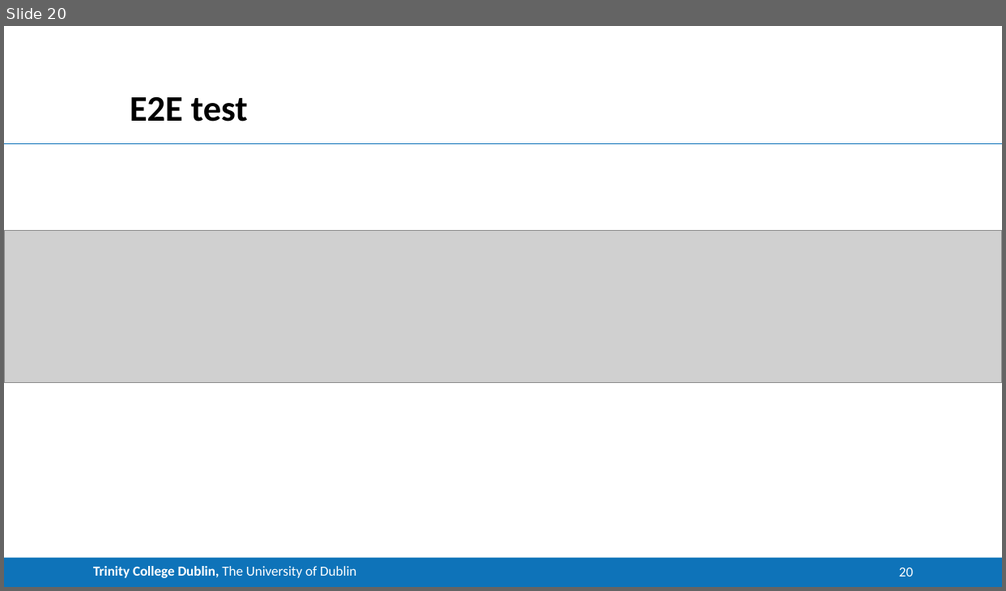
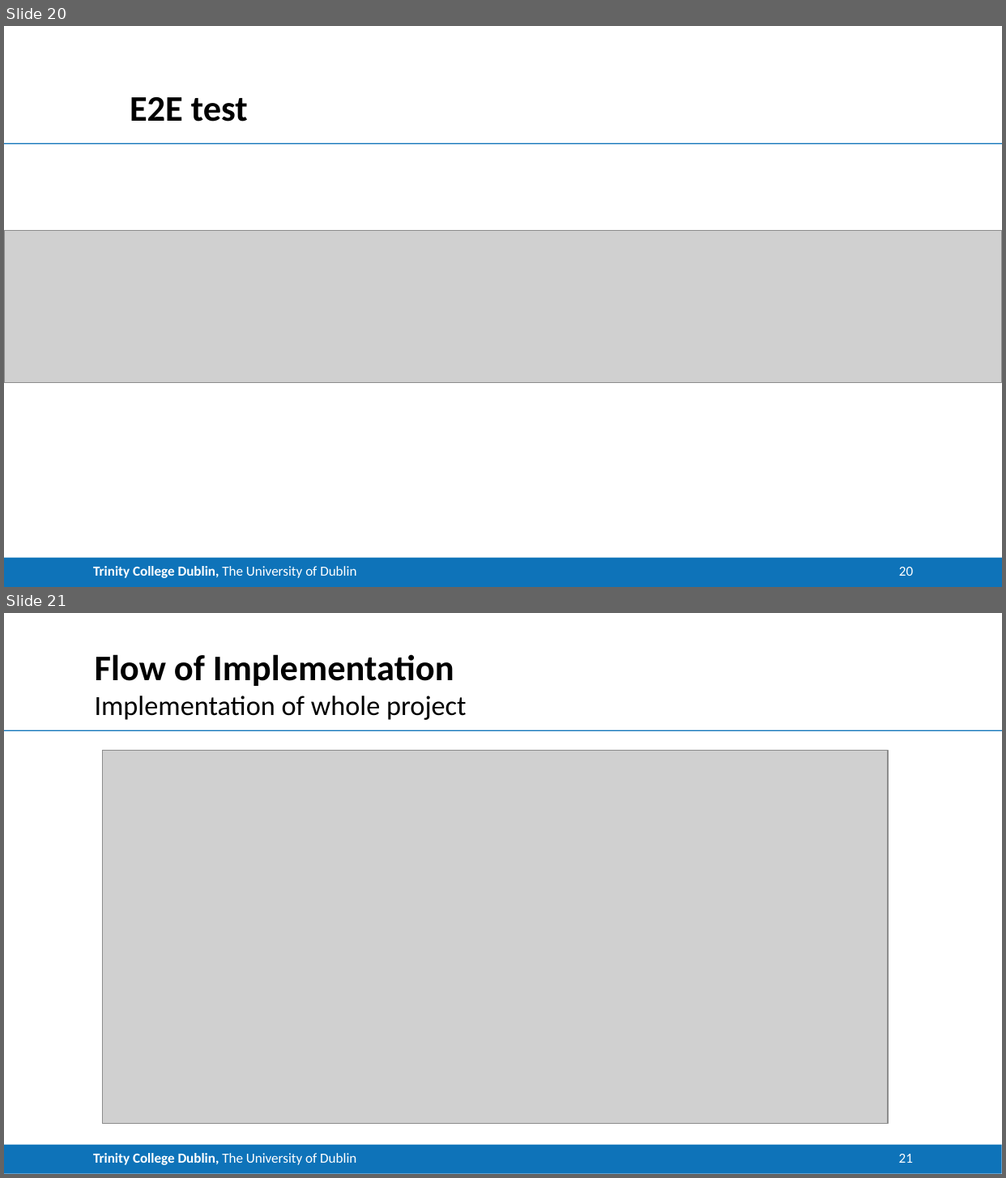
Before and after one commit to CNStanLee/CM_Matting, a slide deck: 002Matlab Project/Project.pptx. Shown one above the other, each under a label of ours: slide 20 before the commit, slides 20 and 21 after it. The pictures are 1006x591 and 1006x1178 pixels, drawn with LibreOffice and Linux fonts; fonts in the diff are those of the drawing; grey boxes stand for pictures. Boxes give left, top, right and bottom in pixels: in the first picture for what was removed or moved away, otherwise in the second. Text is boxed around its words. In the diff, an @@ line names an element or a change of style, - is before the commit and + after.

```diff
--- a/002Matlab Project/Project.pptx
+++ b/002Matlab Project/Project.pptx
@@ slide 21 added at (4,613,1002,1174), background #FFFFFF; not listed: 2 template elements that a slide beside it also shows @@
@@ title added at (95,654,454,686), 26 pt, text #000000, bold @@
+Flow of Implementation
@@ text added at (95,696,467,720), 20 pt, text #000000 @@
+Implementation of whole project
@@ picture added at (102,751,887,1124) @@
@@ page number added at (899,1154,913,1163), 10 pt, text #FFFFFF @@
+21
```
Also in this commit, not shown: 7 slides changed, 6 other slides added, 4 slides removed.
